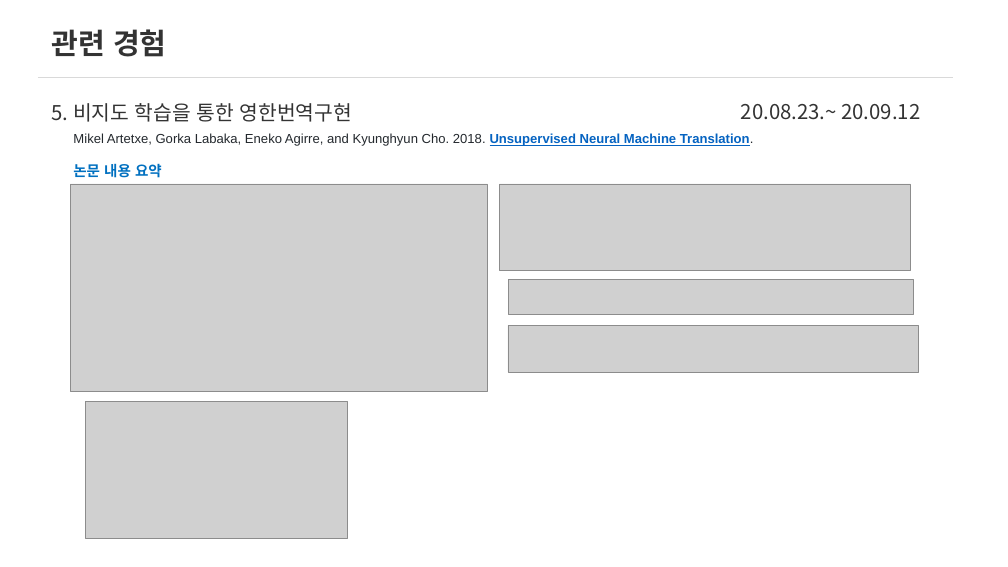
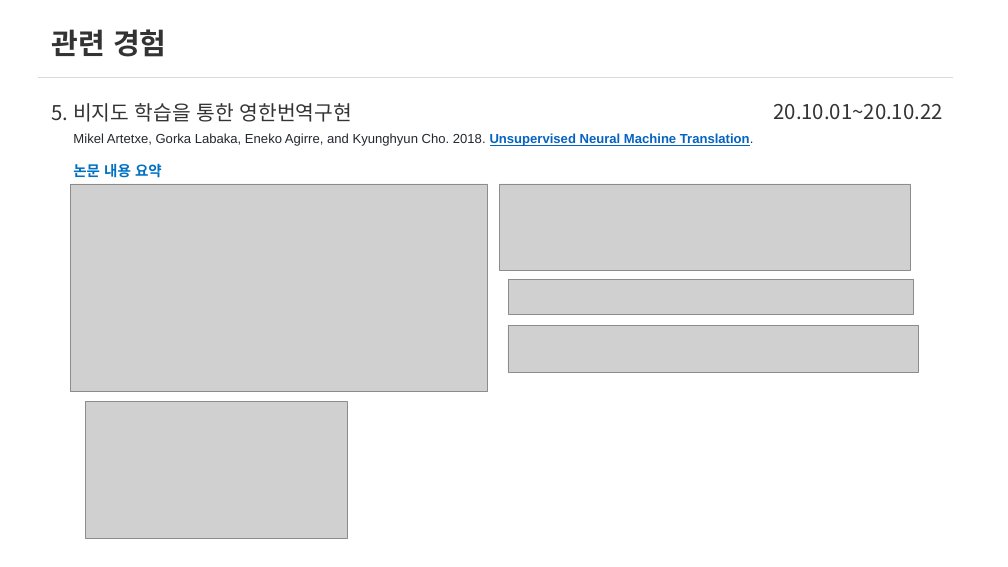
Before and after one commit to Changyoon-Lee/portfolio, a slide deck: slide 17 of 포트폴리오.pptx. Drawn at 1008x567 pixels with LibreOffice and Linux fonts; fonts in the diff are those of the drawing; grey boxes stand for pictures. Boxes give left, top, right and bottom in pixels: in the first picture for what was removed or moved away, otherwise in the second. Text is boxed around its words. In the diff, an @@ line names an element or a change of style, - is before the commit and + after.

```diff
--- a/포트폴리오.pptx
+++ b/포트폴리오.pptx
@@ text at bbox=[773, 104, 942, 119]: text changed @@
-20.08.23.~ 20.09.12
+20.10.01~20.10.22
```
Also in this commit, not shown: 18 other slides changed, 3 other files.
